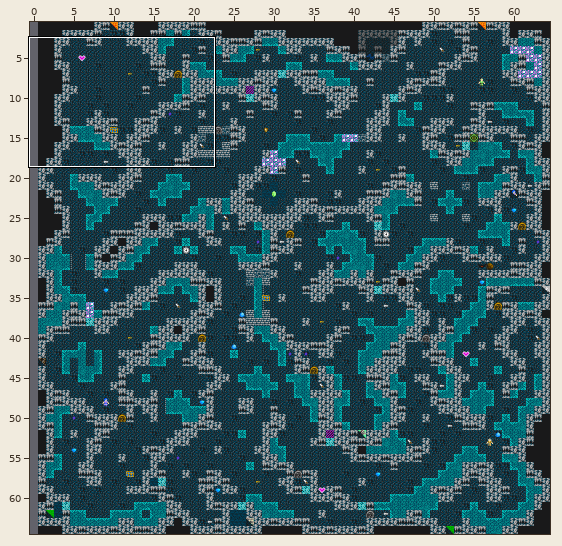
One commit to this Tiled map: Maps/Map_BlueCave.tmx. Above, an overview of the earlier version with the close-up marked.
Close-up. Before the commit:
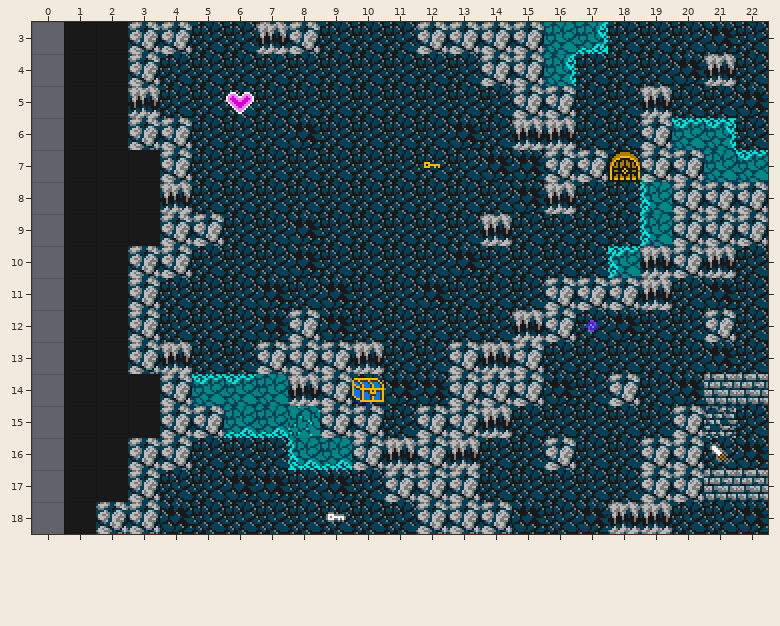
Cells are 16x16 px. Shown: x 0..22, y 3..18. The commit also changed other parts of the map, which this record leaves out.
After the commit:
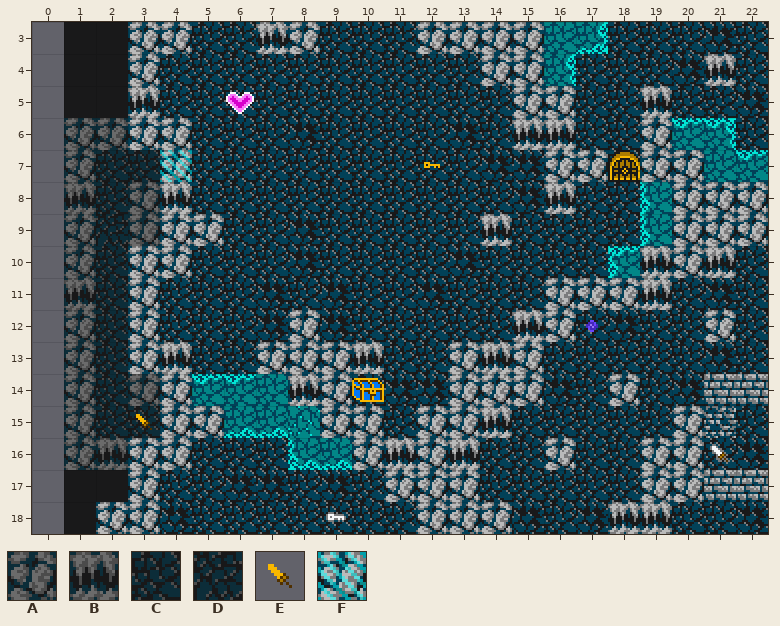
Key: from "BlueCave": A 34, B 35, C 40, D 40 turned 90; from "Items": E 9, F 16.
_ is an empty cell, . an unchanged one.
See-through tiles are keyed as they look on the map.
The commit says: hidden passage, NPC
The exact change:
--- layer "Group 1/Compass Floor"
@@ x 1..4 @@
- 6 __..
- 7 ____
- 8 ___.
- 9 ___.
-10 __..
-11 __..
-12 __..
-13 __..
-14 ___.
-15 ___.
-16 __..
+ 6 AA..
+ 7 ACCF
+ 8 BCA.
+ 9 ADA.
+10 AC..
+11 BC..
+12 AC..
+13 AC..
+14 ACA.
+15 ACC.
+16 AB..
--- layer "Group 1/Hidden Items"
@@ x 3..3 @@
-15 _
+15 E
Pixel boxes of the changes (left, top, right, bottom) in both close-ups:
added: (64, 118, 192, 470)
